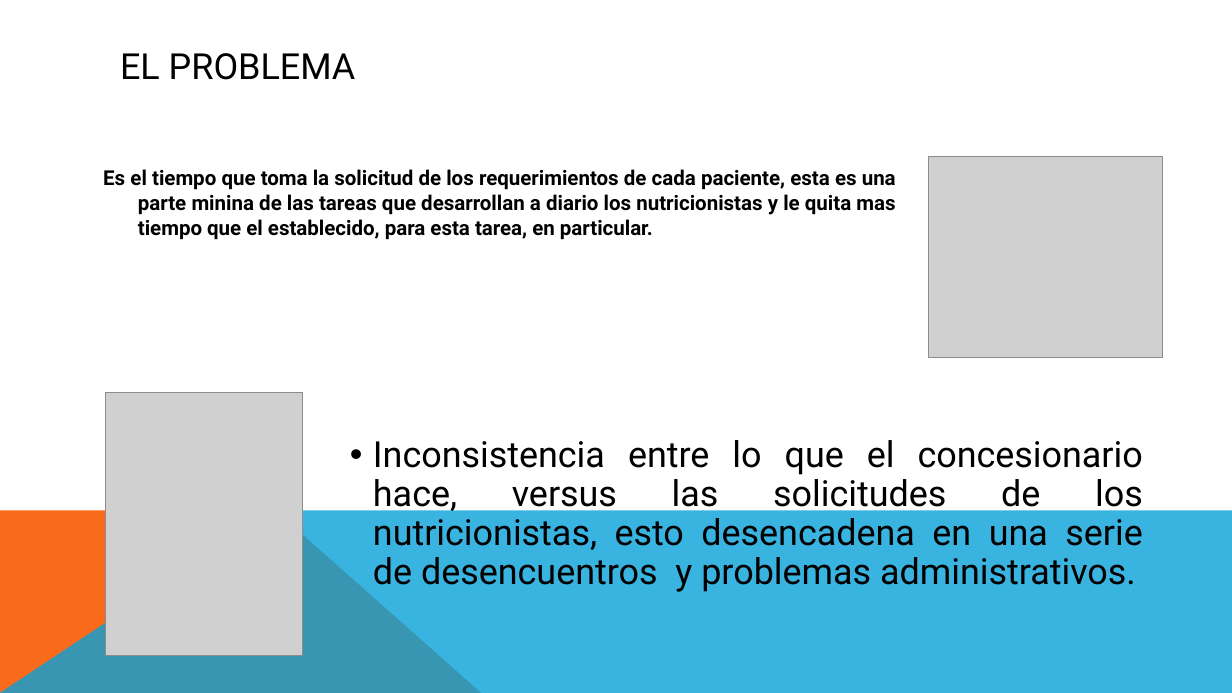
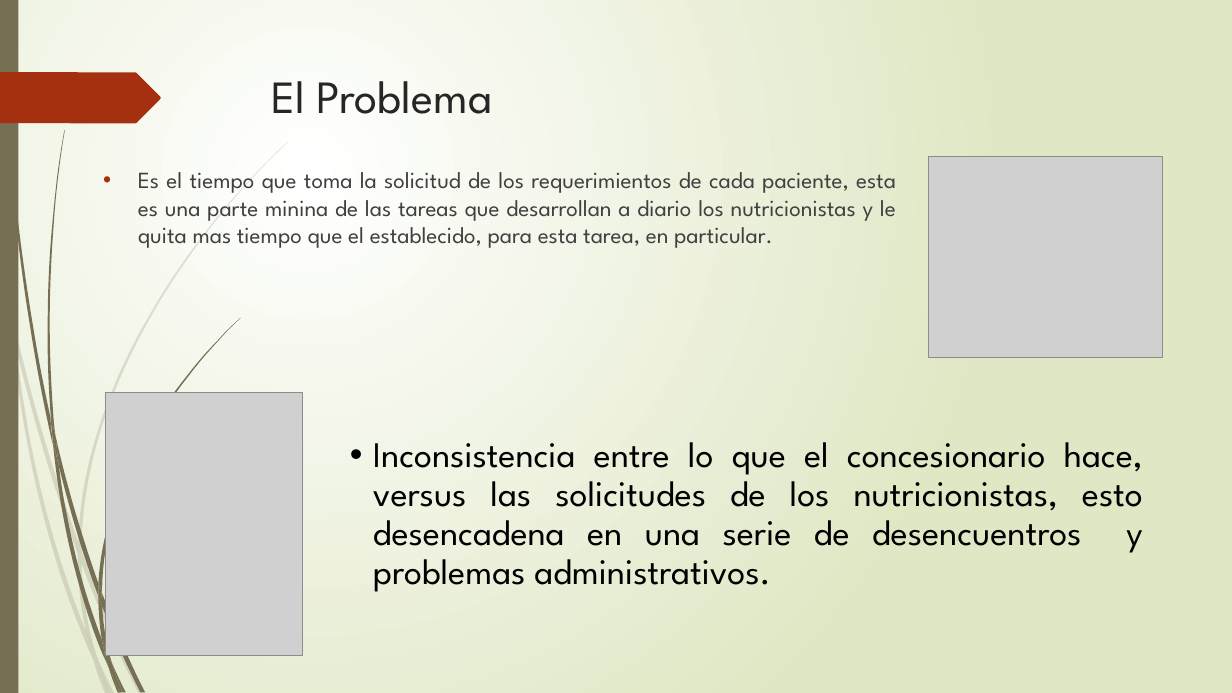
Before and after one commit to food-aid/Seminario, a slide deck: slide 3 of Food-Aid.pptx. Drawn at 1232x693 pixels with LibreOffice and Linux fonts; fonts in the diff are those of the drawing; grey boxes stand for pictures. Boxes give left, top, right and bottom in pixels: in the first picture for what was removed or moved away, otherwise in the second. Text is boxed around its words. In the diff, an @@ line names an element or a change of style, - is before the commit and + after.

```diff
--- a/Food-Aid.pptx
+++ b/Food-Aid.pptx
@@ background #FFFFFF to gradient #FFFFFF to #DFE8C4 @@
@@ rectangle added at bbox=[0, 0, 18, 693], fill #766F54 @@
@@ freeform shape added at bbox=[0, 72, 161, 123], fill #A53010 @@
@@ title "El Problema" at bbox=[271, 81, 493, 114]: vertical alignment middle to top @@
@@ title at bbox=[271, 81, 493, 114]: text changed; size 28 to 36 pt; font Roboto to League Spartan; text colour #000000 to #262626 @@
-EL PROBLEMA
+El Problema
@@ text "Es el tiempo que toma ..." at bbox=[138, 172, 896, 248]: size 16 to 18 pt, font Roboto to League Spartan, text colour #000000 to #404040, bold off; bullet none to •; more space between paragraphs @@
@@ text "Inconsistencia entre lo que el ..." at bbox=[373, 442, 1143, 592]: font Roboto to League Spartan @@
@@ freeform shape removed at bbox=[0, 510, 482, 693] @@
@@ freeform shape removed at bbox=[0, 510, 1232, 693] @@
@@ group added at bbox=[0, 141, 288, 693]: 10 freeform shapes @@
@@ group added at bbox=[3, 0, 240, 693]: 12 freeform shapes @@
```
Also in this commit, not shown: 11 other slides changed.
